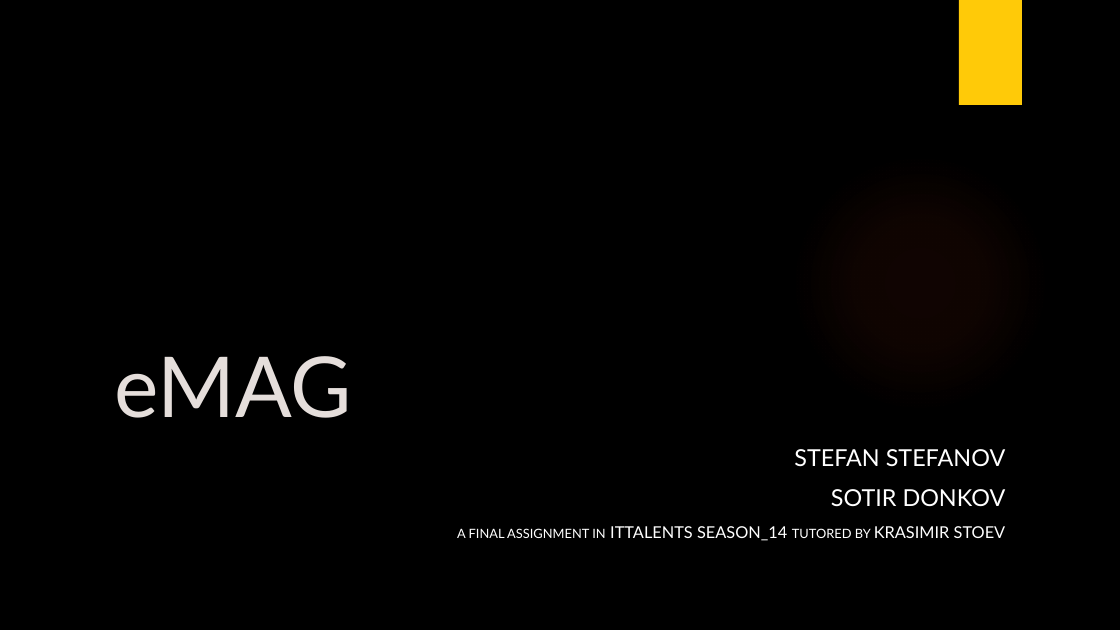
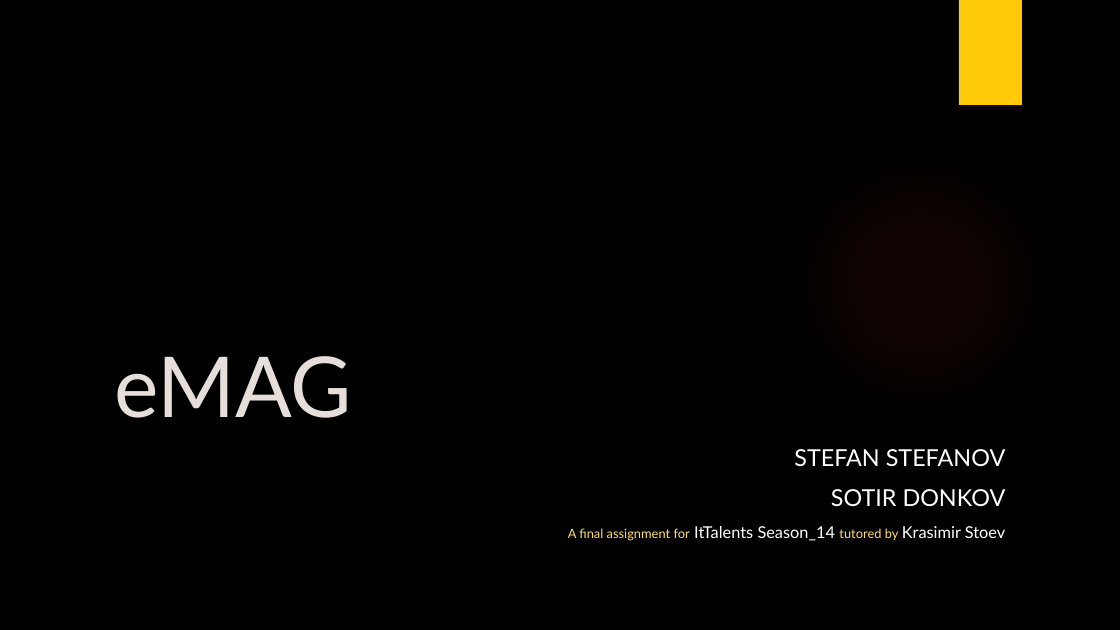
Before and after one commit to Stef-Stefanov/Emag, a slide deck: slide 1 of eMAG.pptx. Drawn at 1120x630 pixels with LibreOffice and Linux fonts; fonts in the diff are those of the drawing; background and template pictures are left out. Boxes give left, top, right and bottom in pixels: in the first picture for what was removed or moved away, otherwise in the second. Text is boxed around its words. In the diff, an @@ line names an element or a change of style, - is before the commit and + after.

```diff
--- a/eMAG.pptx
+++ b/eMAG.pptx
@@ subtitle at [568,526,1006,541]: text changed @@
-A FINAL ASSIGNMENT IN ITTALENTS SEASON_14 TUTORED BY KRASIMIR STOEV
+A final assignment for ItTalents Season_14 tutored by Krasimir Stoev
```
Also in this commit, not shown: 1 other slide changed, 3 other files.
